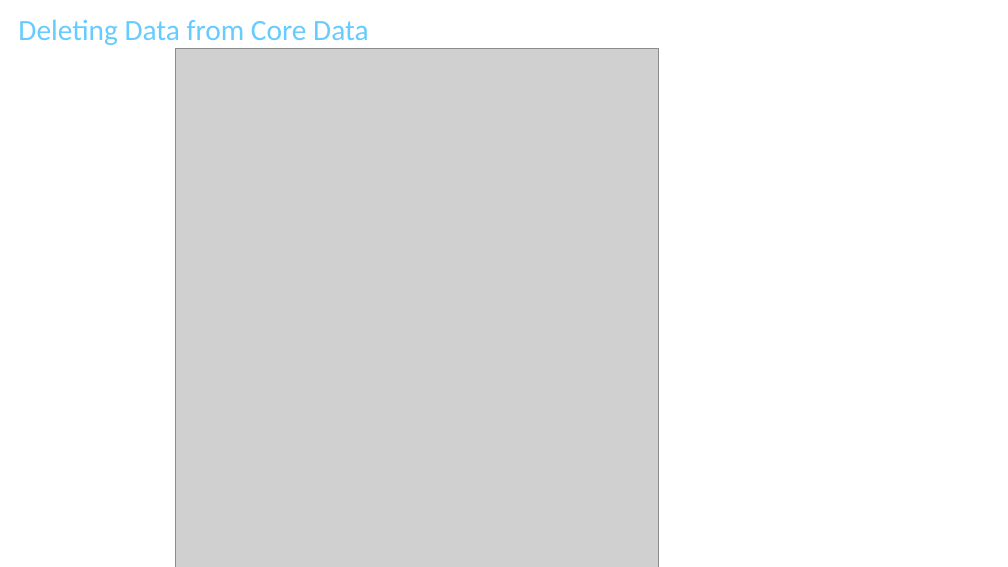
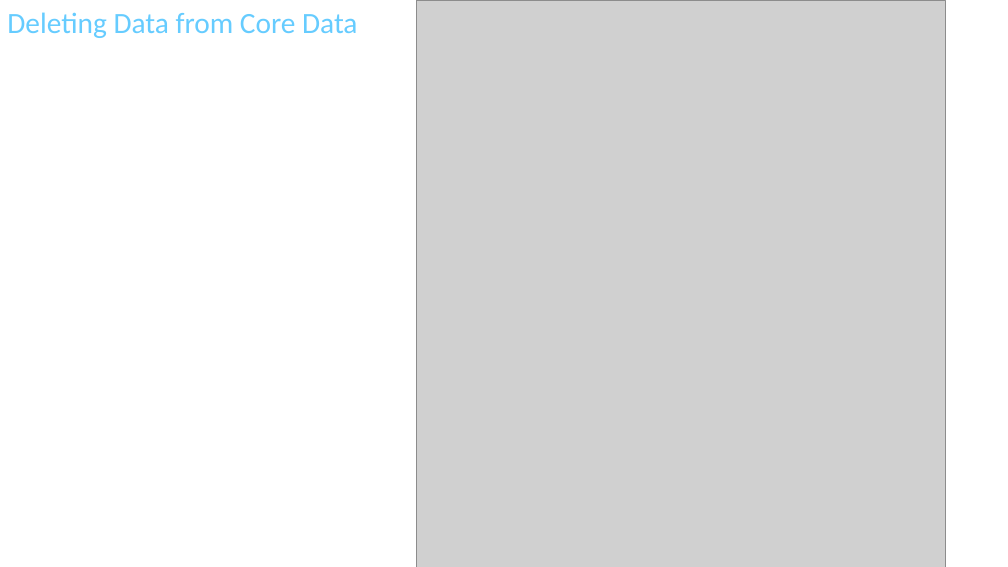
Before and after one commit to aminhngn/Course_Mobile_IOS, a slide deck: slide 41 of course/IOS_Module_03_core_data.pptx. Drawn at 1008x567 pixels with LibreOffice and Linux fonts; fonts in the diff are those of the drawing; grey boxes stand for pictures. Boxes give left, top, right and bottom in pixels: in the first picture for what was removed or moved away, otherwise in the second. Text is boxed around its words. In the diff, an @@ line names an element or a change of style, - is before the commit and + after.

```diff
--- a/course/IOS_Module_03_core_data.pptx
+++ b/course/IOS_Module_03_core_data.pptx
@@ text "Deleting Data from Core Data": place and size @@
-text "Deleting Data from Core Data" at <box>18,19,368,45</box>
+text "Deleting Data from Core Data" at <box>7,12,357,38</box>
@@ picture: place and size @@
-picture at <box>175,48,659,567</box>
+picture at <box>417,0,945,567</box>
```
Also in this commit, not shown: 9 other slides changed, 4 slides added, 4 slides removed, 1 other file.
